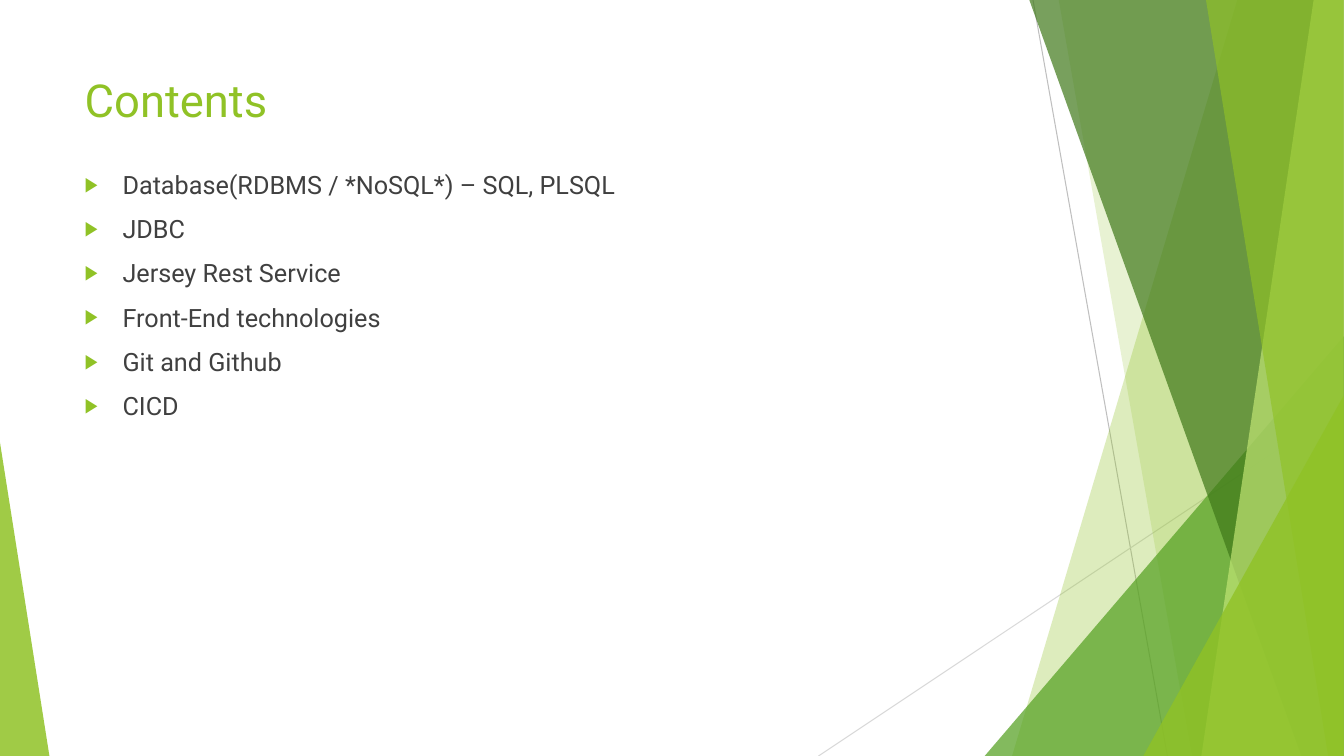
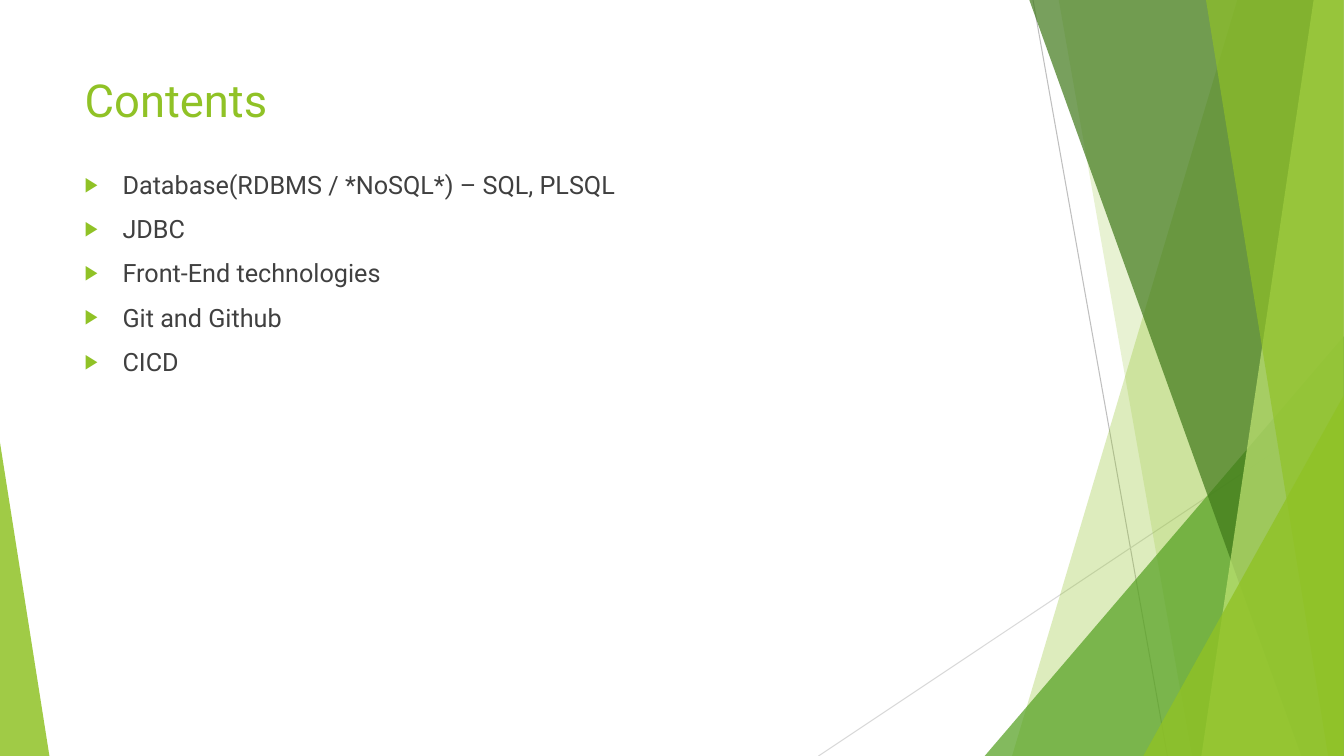
Before and after one commit to liqichen168/Course-May-2019, a slide deck: slide 2 of powerpoints/2_J2EE.pptx. Drawn at 1344x756 pixels with LibreOffice and Linux fonts; fonts in the diff are those of the drawing. Boxes give left, top, right and bottom in pixels: in the first picture for what was removed or moved away, otherwise in the second. Text is boxed around its words. In the diff, an @@ line names an element or a change of style, - is before the commit and + after.

```diff
--- a/powerpoints/2_J2EE.pptx
+++ b/powerpoints/2_J2EE.pptx
@@ text at (123,264,341,288): paragraph removed @@
-▶ Jersey Rest Service
```
Also in this commit, not shown: 2 other slides changed, 2 slides added, 5 slides removed, 3 other files.
